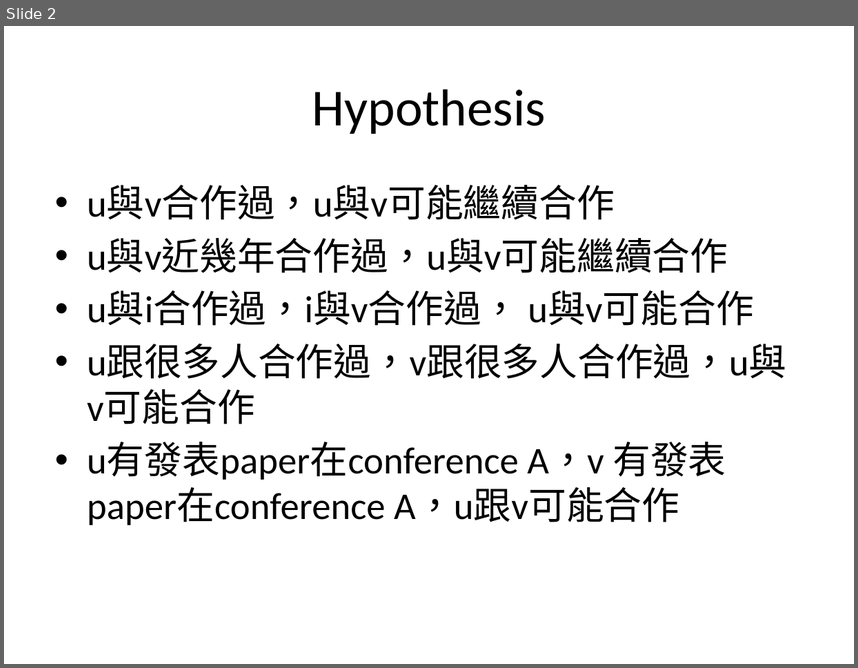
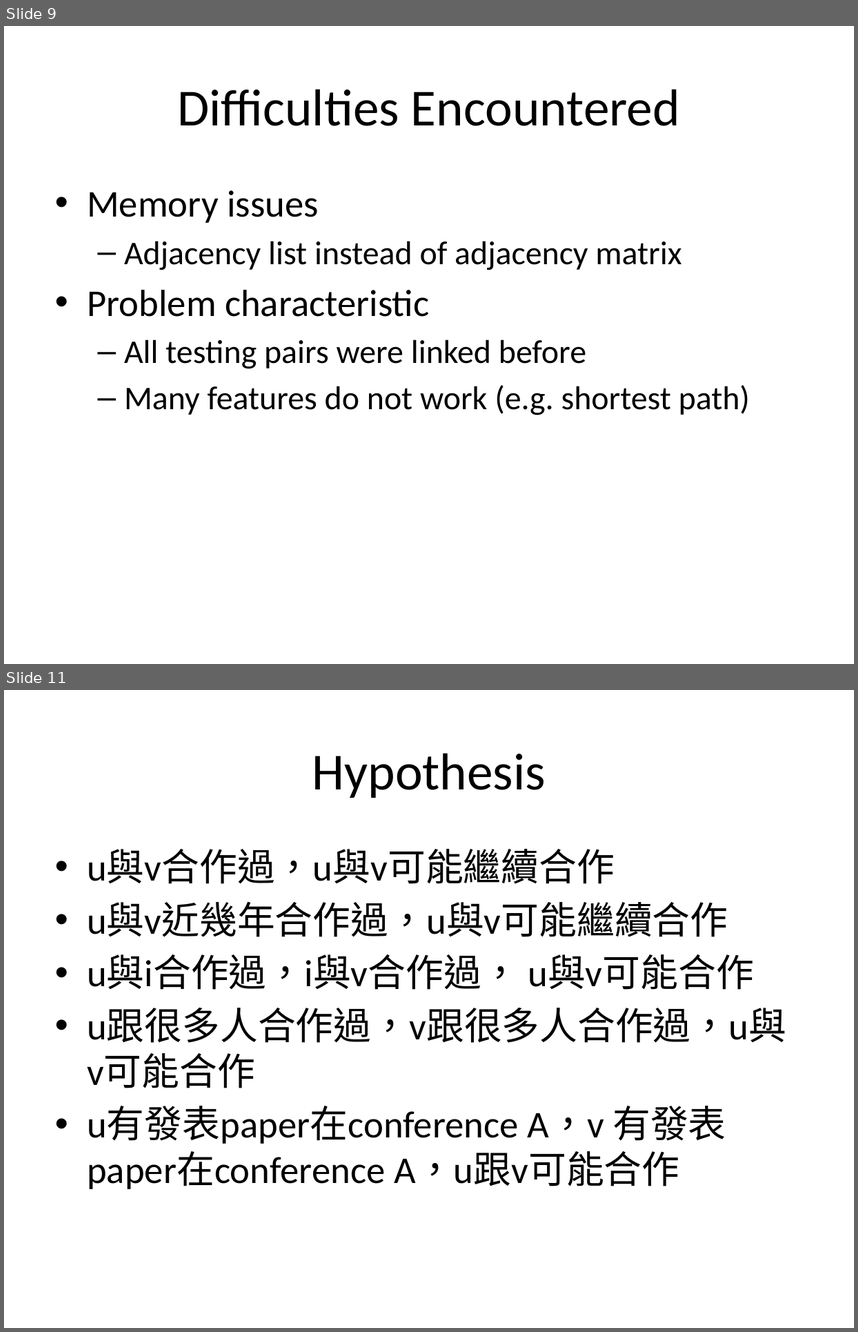
Before and after one commit to yftung7/2014_DM_Project, a slide deck: Project/Readme_v2.pptx. Shown one above the other, each under a label of ours: slide 2 before the commit, slides 9 and 11 after it; the slides between them are not shown. The pictures are 858x668 and 858x1332 pixels, drawn with LibreOffice and Linux fonts; fonts in the diff are those of the drawing. Boxes give left, top, right and bottom in pixels: in the first picture for what was removed or moved away, otherwise in the second. Text is boxed around its words. In the diff, an @@ line names an element or a change of style, - is before the commit and + after.

```diff
--- a/Project/Readme_v2.pptx
+++ b/Project/Readme_v2.pptx
@@ slide 9 added at (4,26,854,664), background #FFFFFF @@
@@ title added at (177,89,680,126), 44 pt, text #000000 @@
+Difficulties Encountered
@@ text added at (87,190,750,415), 28 pt, text #000000 @@
+• Memory issues
+  – Adjacency list instead of adjacency matrix
+• Problem characteristic
+  – All testing pairs were linked before
+  – Many features do not work (e.g. shortest path)
@@ what was slide 2 is now slide 11 @@
```
Also in this commit, not shown: 9 other slides added, 1 slide removed.
